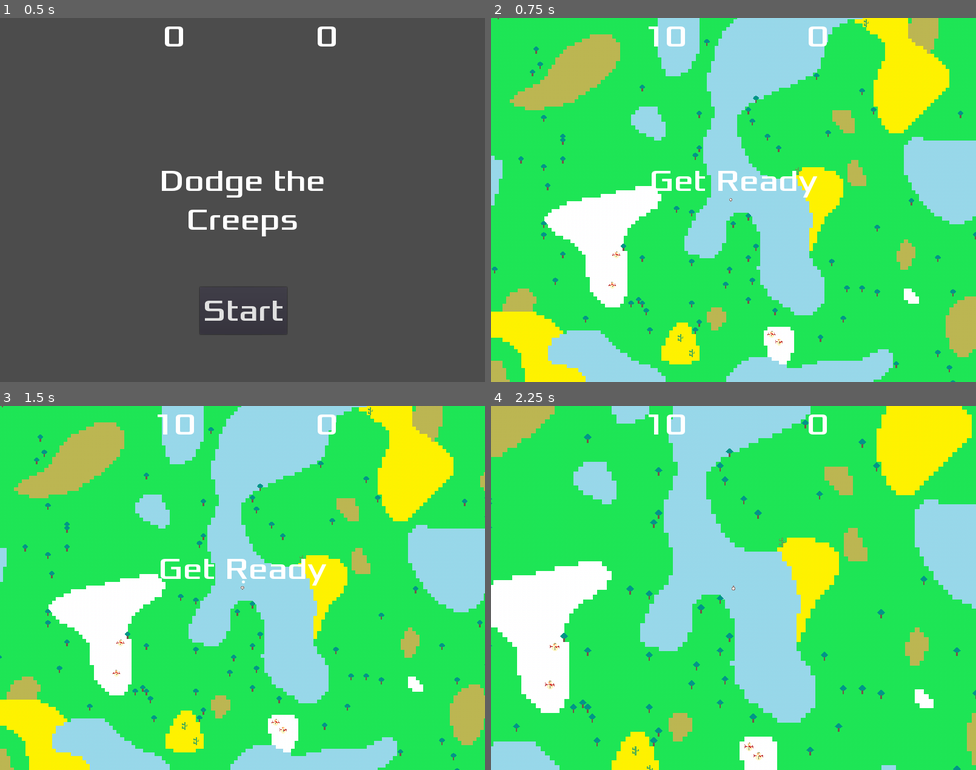
Above: before the commit, frames 1-4 (two rows, left to right).
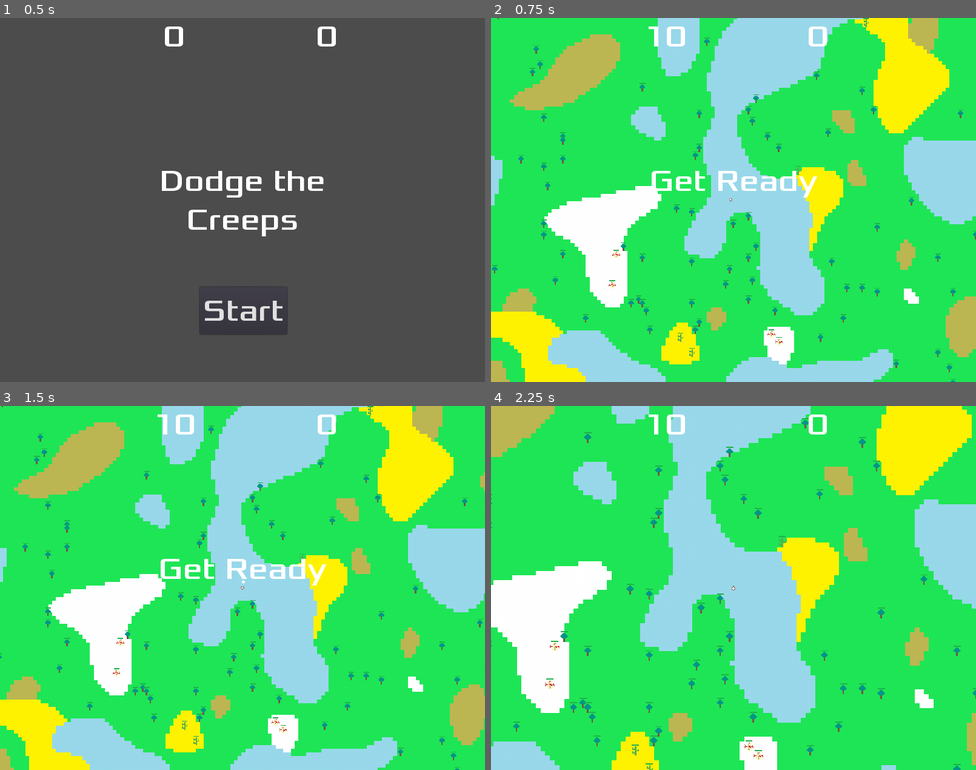
Above: after the commit, the same moments.

Repository: carlosduke/godot_test
Game: Godot game, scene res://Main.tscn
The game is run twice, just before and just after one commit, with the same random seed, the same clock (stepped at 60 frames per second) and the same inputs.
Inputs (mouse positions are in pixels of both pictures, inside the frame that each line leads up to):
- Up to frame 1 (0.5 s): no input
- Up to frame 2 (0.75 s): click "Start" at 0.5 s
- Up to frame 3 (1.5 s): tap Enter (start_game) at 1.25, 1.35 s; move the mouse to (349, 569) at 1.27 s; hold Right (move_right) from 1.28 s (still down); click (349, 569) at 1.42 s
- Up to frame 4 (2.25 s): move the mouse to (636, 606) at 2.02 s; release Right (move_right) at 2.03 s; hold Down (move_down) from 2.03 s (still down); tap Mouse wheel up (zoom_in) at 2.1 s

Frame 1 is identical in both runs. In frame 2, 0.2% of the frame differs, in the area x 0-100%, y 0-100%; in frame 3, 0.2%; in frame 4, 0.3%, in the area x 0-100%, y 3-99%.

Commit message:
health bar

Diff:
--- a/project.godot
+++ b/project.godot
@@ -14,6 +14,11 @@
 "language": "GDScript",
 "path": "res://src/BaseItem.gd"
 }, {
+"base": "TextureProgress",
+"class": "HealthBar",
+"language": "GDScript",
+"path": "res://src/HealthBar.gd"
+}, {
 "base": "RigidBody2D",
 "class": "Mob",
 "language": "GDScript",
@@ -26,6 +31,7 @@
 } ]
 _global_script_class_icons={
 "BaseItem": "",
+"HealthBar": "",
 "Mob": "",
 "Weapon": ""
 }
--- /dev/null
+++ b/scenes/HealthBar.tscn
@@ -0,0 +1,11 @@
+[gd_scene load_steps=3 format=2]
+
+[ext_resource path="res://src/HealthBar.gd" type="Script" id=1]
+[ext_resource path="res://art/health_green.png" type="Texture" id=2]
+
+[node name="HealthBar" type="TextureProgress"]
+margin_right = 600.0
+margin_bottom = 100.0
+value = 100.0
+texture_progress = ExtResource( 2 )
+script = ExtResource( 1 )
--- a/scenes/map/Cactus.tscn
+++ b/scenes/map/Cactus.tscn
@@ -1,7 +1,8 @@
-[gd_scene load_steps=4 format=2]
+[gd_scene load_steps=5 format=2]
 
 [ext_resource path="res://art/map/cacto.png" type="Texture" id=1]
 [ext_resource path="res://src/map/Cactus.gd" type="Script" id=2]
+[ext_resource path="res://scenes/HealthBar.tscn" type="PackedScene" id=3]
 
 [sub_resource type="RectangleShape2D" id=1]
 extents = Vector2( 1.5, 8 )
@@ -15,3 +16,10 @@
 [node name="CollisionShape2D" type="CollisionShape2D" parent="."]
 position = Vector2( 0.5, 0 )
 shape = SubResource( 1 )
+
+[node name="HealthBar" parent="." instance=ExtResource( 3 )]
+margin_left = -6.0
+margin_top = -11.0
+margin_right = 594.0
+margin_bottom = 89.0
+rect_scale = Vector2( 0.02, 0.02 )
--- a/scenes/map/SnowMan.tscn
+++ b/scenes/map/SnowMan.tscn
@@ -1,7 +1,8 @@
-[gd_scene load_steps=4 format=2]
+[gd_scene load_steps=5 format=2]
 
 [ext_resource path="res://art/map/snow_man.png" type="Texture" id=1]
 [ext_resource path="res://src/map/SnowMan.gd" type="Script" id=2]
+[ext_resource path="res://scenes/HealthBar.tscn" type="PackedScene" id=3]
 
 [sub_resource type="CapsuleShape2D" id=1]
 radius = 6.0
@@ -16,3 +17,10 @@
 [node name="CollisionShape2D" type="CollisionShape2D" parent="."]
 position = Vector2( 0, 1 )
 shape = SubResource( 1 )
+
+[node name="HealthBar" parent="." instance=ExtResource( 3 )]
+margin_left = -6.0
+margin_top = -10.0
+margin_right = 594.0
+margin_bottom = 90.0
+rect_scale = Vector2( 0.02, 0.02 )
--- a/scenes/map/Tree.tscn
+++ b/scenes/map/Tree.tscn
@@ -1,8 +1,9 @@
-[gd_scene load_steps=5 format=2]
+[gd_scene load_steps=6 format=2]
 
 [ext_resource path="res://art/map/tree.png" type="Texture" id=1]
 [ext_resource path="res://src/map/Tree.gd" type="Script" id=2]
 [ext_resource path="res://scenes/items/Log.tscn" type="PackedScene" id=3]
+[ext_resource path="res://scenes/HealthBar.tscn" type="PackedScene" id=4]
 
 [sub_resource type="RectangleShape2D" id=1]
 extents = Vector2( 1.5, 3 )
@@ -17,3 +18,10 @@
 [node name="CollisionShape2D" type="CollisionShape2D" parent="."]
 position = Vector2( -0.5, 5 )
 shape = SubResource( 1 )
+
+[node name="HealthBar" parent="." instance=ExtResource( 4 )]
+margin_left = -6.0
+margin_top = -10.0
+margin_right = 594.0
+margin_bottom = 90.0
+rect_scale = Vector2( 0.02, 0.02 )
--- a/src/BaseItem.gd
+++ b/src/BaseItem.gd
@@ -2,14 +2,22 @@
 extends StaticBody2D
 
 export(float) var base_health = 10.0
+var health_bar: HealthBar
 var health
 var drop_items = []
 
 func get_health():
 	return health
 
+func get_base_health():
+	return base_health
+
 func set_health(_health):
 	health = _health
+
+func set_health_bar(bar: HealthBar):
+	health_bar = bar
+	bar.start(base_health)
 
 func add_drop(chance: float, scene: PackedScene, _min: int, _max: int):
 	drop_items.append({
@@ -20,10 +28,13 @@
 	})
 
 func _ready():
-	health = base_health
+	set_health(base_health)
 
 func apply_damage(damage: float):
 	health = clamp(health - damage, 0, base_health)
+	if health_bar:
+		health_bar.set_health(health)
+
 	if health == 0.0:
 		var world = get_tree().get_current_scene()
 		for drop_item in drop_items:
--- /dev/null
+++ b/src/HealthBar.gd
@@ -0,0 +1,27 @@
+class_name HealthBar
+extends TextureProgress
+
+var bar_green = preload("res://art/health_green.png")
+var bar_yellow = preload("res://art/health_yellow.png")
+var bar_red = preload("res://art/health_red.png")
+
+var _base_health
+
+func _ready():
+	pass # Replace with function body.
+
+func start(base_health):
+	_base_health = base_health
+	set_health(base_health)
+
+func set_health(health):
+	var _value = health/_base_health
+
+	if _value >= 0.7:
+		texture_progress = bar_green
+	elif _value >= 0.3:
+		texture_progress = bar_yellow
+	else:
+		texture_progress = bar_red
+	value = _value * max_value
+	#print('Size: ', rect_size, ', Max: ', max_value, ', Value: ', value, ' - ', _value)
--- a/src/map/Cactus.gd
+++ b/src/map/Cactus.gd
@@ -1 +1,4 @@
 extends BaseItem
+
+func _ready():
+	set_health_bar($HealthBar)
--- a/src/map/SnowMan.gd
+++ b/src/map/SnowMan.gd
@@ -1 +1,4 @@
 extends BaseItem
+
+func _ready():
+	set_health_bar($HealthBar)
--- a/src/map/Tree.gd
+++ b/src/map/Tree.gd
@@ -4,4 +4,5 @@
 
 # Called when the node enters the scene tree for the first time.
 func _ready():
+	set_health_bar($HealthBar)
 	add_drop(0.9, log_scene, 1, 5)
Binary file added: art/health_green.png
Not shown, added: art/health_green.png.import
Binary file added: art/health_red.png
Not shown, added: art/health_red.png.import
Binary file added: art/health_yellow.png
Not shown, added: art/health_yellow.png.import
